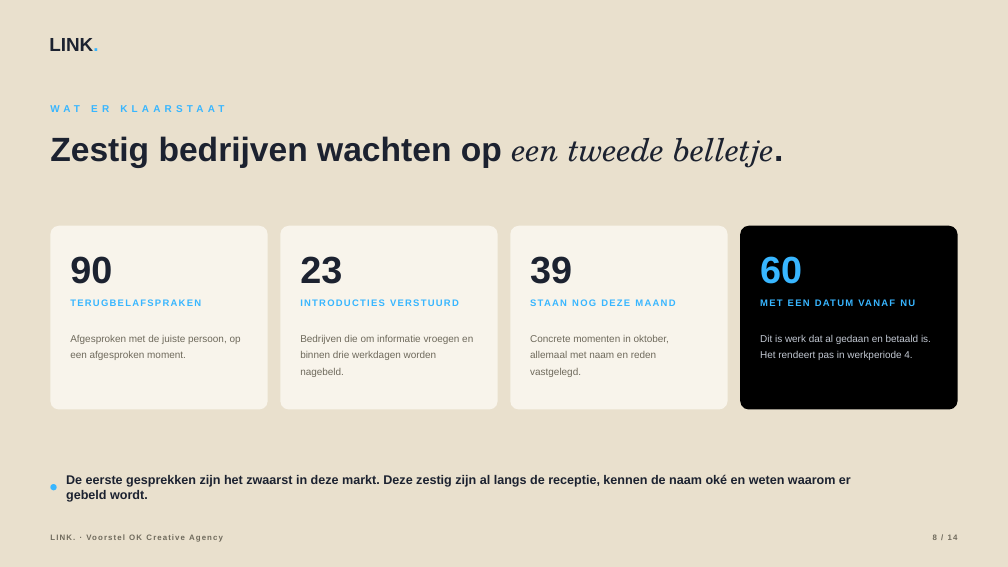
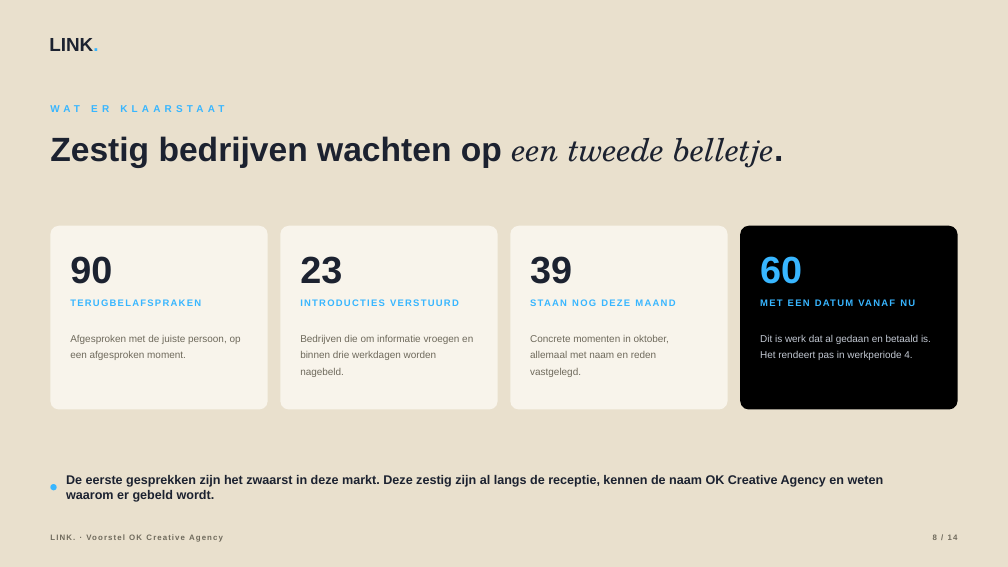
Before and after one commit to hens-lang/Test, a slide deck: slide 8 of output/LINK. voorstel OK Creative Agency.pptx. Drawn at 1008x567 pixels with LibreOffice and Linux fonts; fonts in the diff are those of the drawing. Boxes give left, top, right and bottom in pixels: in the first picture for what was removed or moved away, otherwise in the second. Text is boxed around its words. In the diff, an @@ line names an element or a change of style, - is before the commit and + after.

```diff
--- a/output/LINK. voorstel OK Creative Agency.pptx
+++ b/output/LINK. voorstel OK Creative Agency.pptx
@@ text at (66, 475, 884, 502): text changed @@
-De eerste gesprekken zijn het zwaarst in deze markt. Deze zestig zijn al langs de receptie, kennen de naam oké en weten waarom er gebeld wordt.
+De eerste gesprekken zijn het zwaarst in deze markt. Deze zestig zijn al langs de receptie, kennen de naam OK Creative Agency en weten waarom er gebeld wordt.
```
Also in this commit, not shown: 3 other slides changed, 8 other files.
